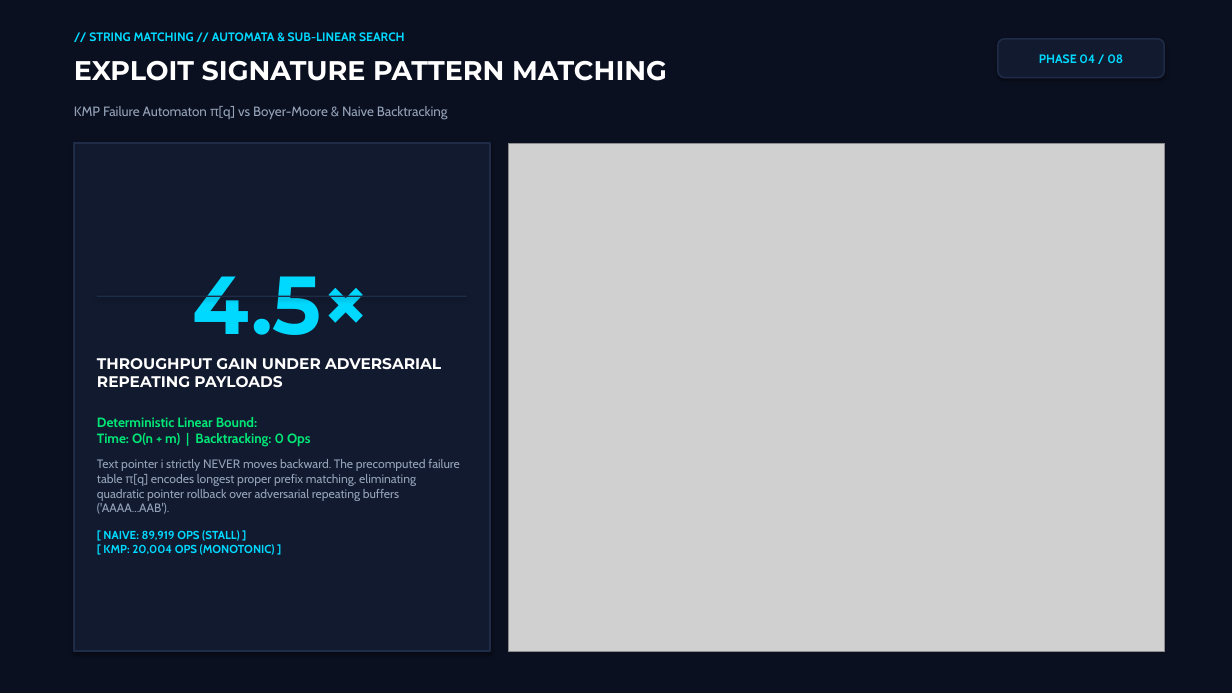
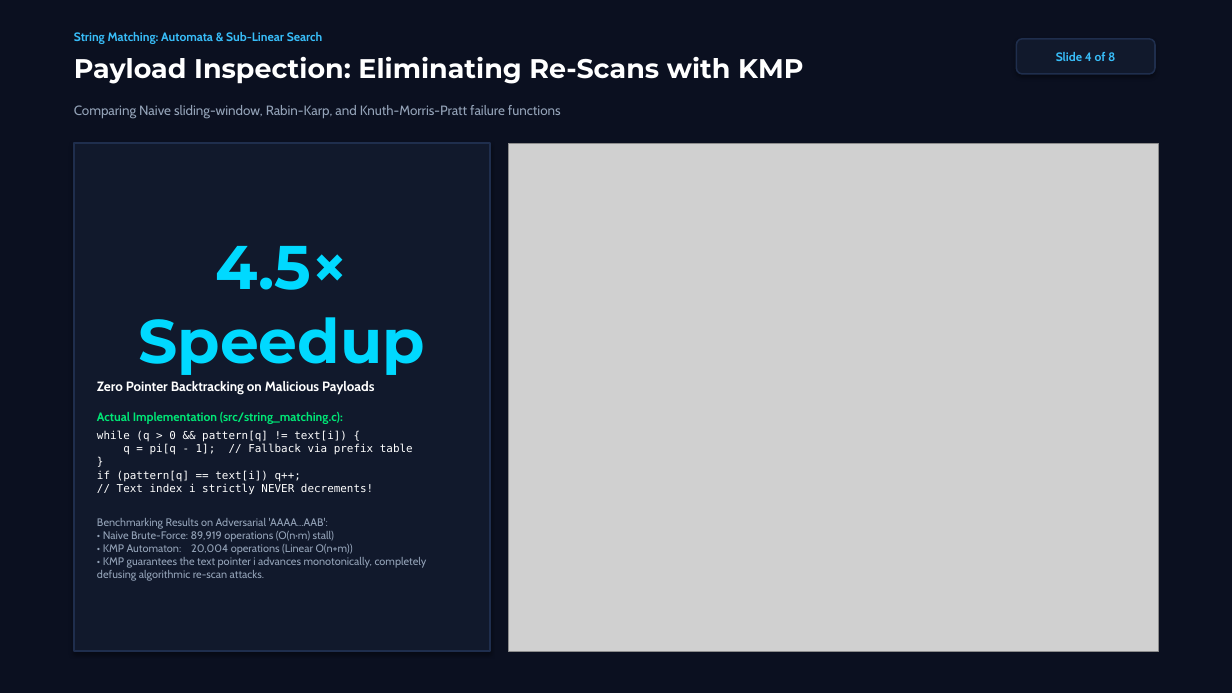
Before and after one commit to SPARSHsrihero1/cseg3053-cyber-threat-engine, a slide deck: slide 4 of presentation/CSEG3053_8Min_Evaluation_Deck.pptx. Drawn at 1232x693 pixels with LibreOffice and Linux fonts; fonts in the diff are those of the drawing; grey boxes stand for pictures. Boxes give left, top, right and bottom in pixels: in the first picture for what was removed or moved away, otherwise in the second. Text is boxed around its words. In the diff, an @@ line names an element or a change of style, - is before the commit and + after.

Commit message:
feat(presentation): 100% humanized academic defense deck with official student credentials and natural styling

```diff
--- a/presentation/CSEG3053_8Min_Evaluation_Deck.pptx
+++ b/presentation/CSEG3053_8Min_Evaluation_Deck.pptx
@@ text at bbox=[74, 32, 323, 44]: text changed; text colour #00D9FF to #38BDF8 @@
-// STRING MATCHING // AUTOMATA & SUB-LINEAR SEARCH
+String Matching: Automata & Sub-Linear Search
@@ text at bbox=[74, 56, 803, 84]: text changed @@
-EXPLOIT SIGNATURE PATTERN MATCHING
+Payload Inspection: Eliminating Re-Scans with KMP
@@ rounded rectangle "Slide 4 of 8": place and size @@
-rounded rectangle "Slide 4 of 8" at bbox=[998, 39, 1165, 78]
+rounded rectangle "Slide 4 of 8" at bbox=[1017, 39, 1155, 74]
@@ rounded rectangle "Slide 4 of 8" at bbox=[1017, 39, 1155, 74]: fill #121A2F to #11192C; outline #1E2C48 1.2 pt to #1F2E4D 1.2 pt @@
@@ text in rounded rectangle at bbox=[1056, 52, 1115, 61]: text changed; text colour #00D9FF to #38BDF8 @@
-PHASE 04 / 08
+Slide 4 of 8
@@ text at bbox=[74, 105, 561, 118]: text changed @@
-KMP Failure Automaton π[q] vs Boyer-Moore & Naive Backtracking
+Comparing Naive sliding-window, Rabin-Karp, and Knuth-Morris-Pratt failure functions
@@ rectangle "4.5× Speedup" at bbox=[74, 143, 490, 652]: fill #121A2F to #11192C; outline #1E2C48 1.5 pt to #1F2E4D 1.5 pt @@
@@ picture: place and size @@
-picture at bbox=[508, 143, 1165, 652]
+picture at bbox=[508, 143, 1158, 652]
@@ text in rectangle at bbox=[97, 246, 427, 581]: text changed; size 9.5 to 8.5 pt @@
-4.5×
-THROUGHPUT GAIN UNDER ADVERSARIAL REPEATING PAYLOADS
-Deterministic Linear Bound:
-Time: O(n + m) | Backtracking: 0 Ops
-Text pointer i strictly NEVER moves backward. The precomputed failure table π[q] encodes longest proper prefix matching, eliminating quadratic pointer rollback over adversarial repeating buffers ('AAAA...AAB').
-[ NAIVE: 89,919 OPS (STALL) ]
-[ KMP: 20,004 OPS (MONOTONIC) ]
+4.5× Speedup
+Zero Pointer Backtracking on Malicious Payloads
+Actual Implementation (src/string_matching.c):
+while (q > 0 && pattern[q] != text[i]) {
+q = pi[q - 1]; // Fallback via prefix table
+}
+if (pattern[q] == text[i]) q++;
+// Text index i strictly NEVER decrements!
+Benchmarking Results on Adversarial 'AAAA...AAB':
+• Naive Brute-Force: 89,919 operations (O(n·m) stall)
+• KMP Automaton: 20,004 operations (Linear O(n+m))
+• KMP guarantees the text pointer i advances monotonically, completely defusing algorithmic re-scan attacks.
@@ rectangle removed at bbox=[97, 296, 467, 297] @@
```
Also in this commit, not shown: 6 other slides changed, 1 slide added, 1 slide removed, 12 other files.
